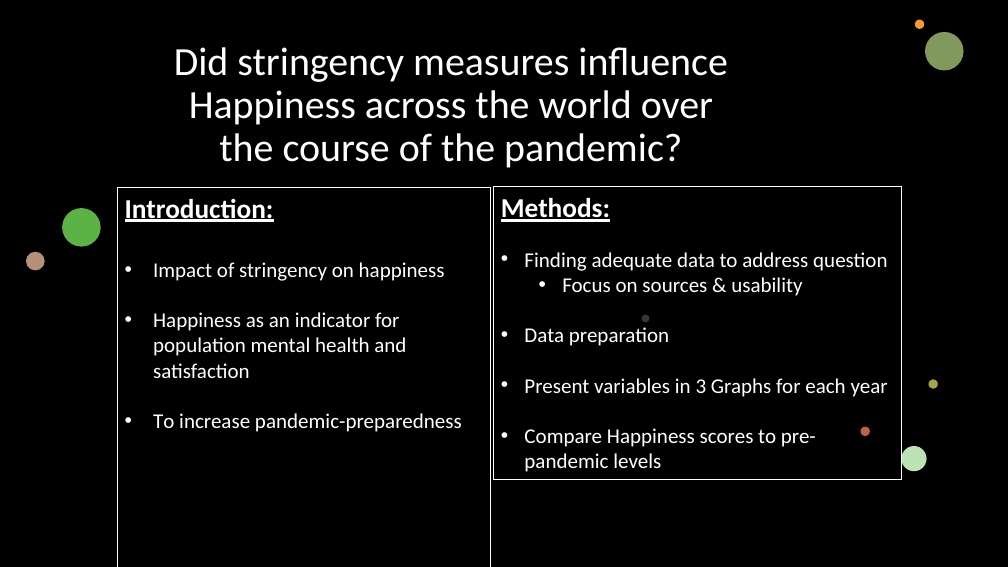
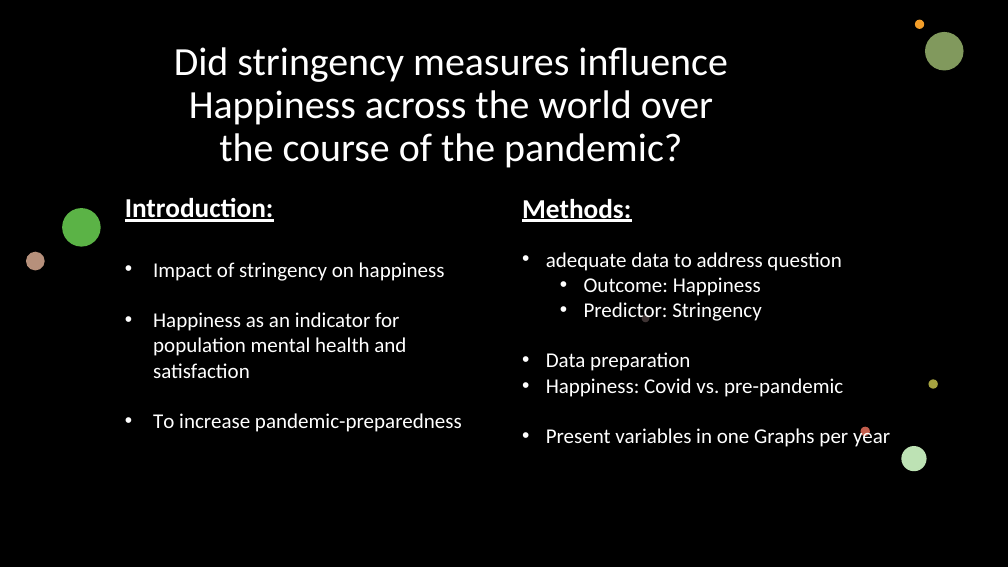
Before and after one commit to BenStrusch/data_group_snb, a slide deck: slide 1 of penultimate_short_presentation.pptx. Drawn at 1008x567 pixels with LibreOffice and Linux fonts; fonts in the diff are those of the drawing; background and template pictures are left out; a plain dark background stands for a picture behind light text. Boxes give left, top, right and bottom in pixels: in the first picture for what was removed or moved away, otherwise in the second. Text is boxed around its words. In the diff, an @@ line names an element or a change of style, - is before the commit and + after.

```diff
--- a/penultimate_short_presentation.pptx
+++ b/penultimate_short_presentation.pptx
@@ text "Introduction:": place and size @@
-text "Introduction:" at box(117, 187, 490, 567)
+text "Introduction:" at box(125, 198, 462, 432)
@@ text "Introduction:" at box(125, 198, 462, 432): outline #FFFFFF 0.75 pt to none @@
@@ text "Methods:" at box(522, 199, 890, 447): outline #FFFFFF 0.75 pt to none @@
@@ text "Methods:": place and size @@
-text "Methods:" at box(494, 187, 901, 479)
+text "Methods:" at box(522, 199, 890, 447)
@@ text at box(546, 252, 841, 322): text changed @@
-• Finding adequate data to address question
-  • Focus on sources & usability
+• adequate data to address question
+  • Outcome: Happiness
+  • Predictor: Stringency
@@ text at box(546, 378, 890, 447): text changed @@
-• Present variables in 3 Graphs for each year
-• Compare Happiness scores to pre-pandemic levels
+• Happiness: Covid vs. pre-pandemic
+• Present variables in one Graphs per year
```
Also in this commit, not shown: 2 other files.
